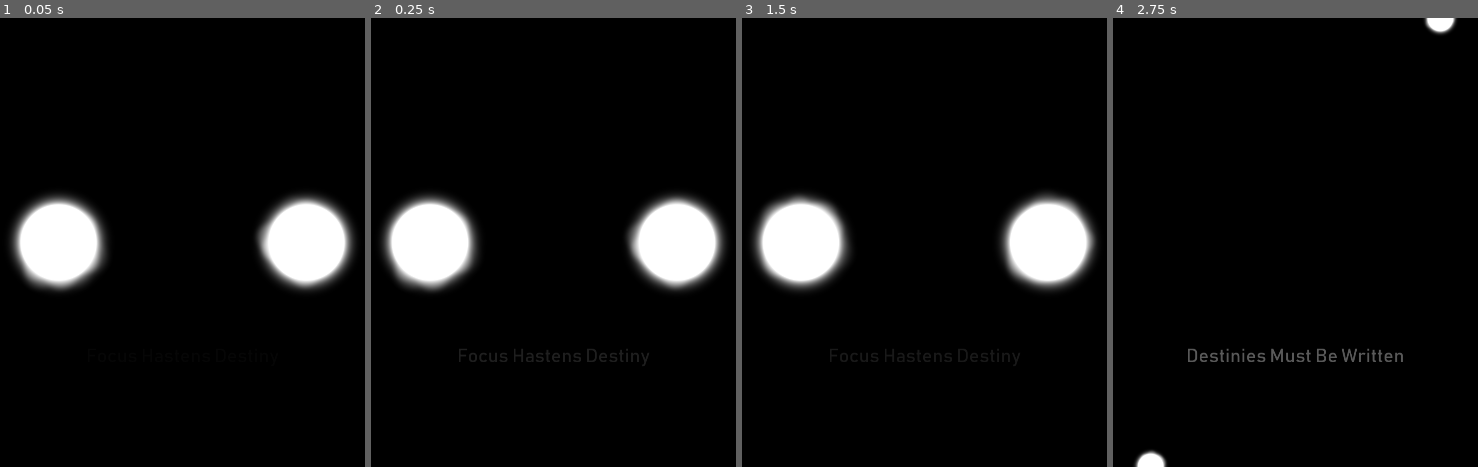
Above: before the commit, frames 1-4 (left to right).
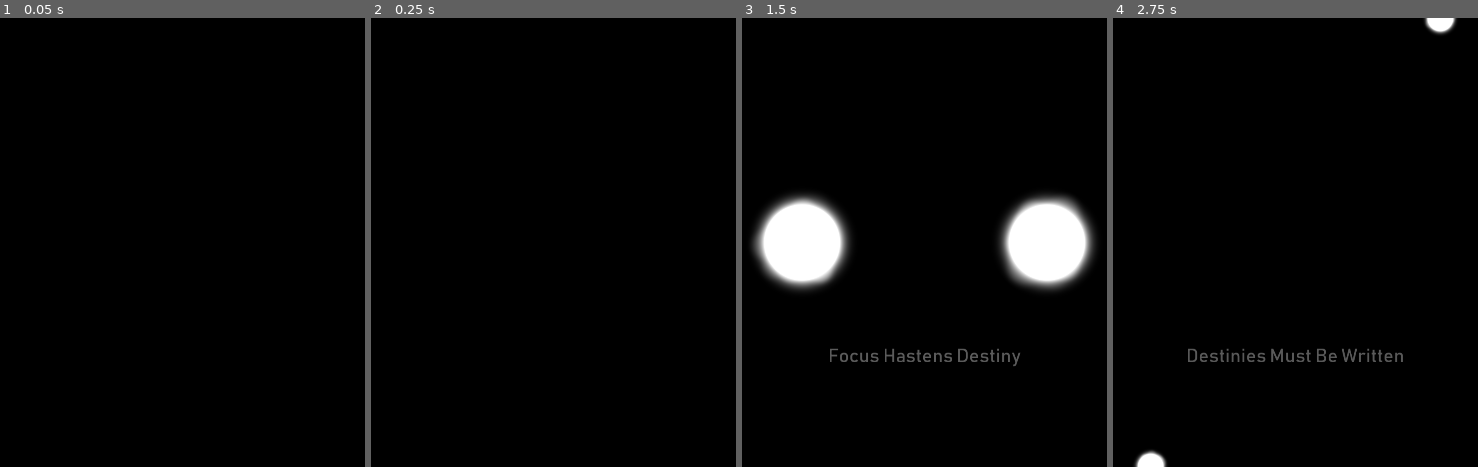
Above: after the commit, the same moments.

Repository: Dark-Gran/Spirit-Circles
Game: Godot game, scene res://src/Main.tscn
Two runs of this game, one before a commit and one after it. Both use one fixed random seed, a clock stepped at 60 frames per second and the inputs below.
Inputs (mouse positions are in pixels of both pictures, inside the frame that each line leads up to):
- Up to frame 1 (0.05 s): no input
- Up to frame 2 (0.25 s): no input
- Up to frame 3 (1.5 s): move the mouse to (1099, 220) at 0.52 s; hold Right (ui_right) 0.53-1.28 s; tap M (toggle_music) at 0.6, 1.35 s; tap Space (ui_accept) at 0.77 s; move the mouse to (763, 264) at 1.27 s; hold Left (ui_left) from 1.28 s (still down)
- Up to frame 4 (2.75 s): tap Space (ui_accept) at 1.52 s; move the mouse to (1375, 143) at 2.02 s; release Left (ui_left) at 2.03 s; hold Right (ui_right) from 2.03 s (still down); tap M (toggle_music) at 2.1 s

The runs differ from the first frame. In frame 1, 9.2% of the frame differs, in the area x 2-98%, y 39-62%; in frame 2, 9.6%, in the area x 2-98%, y 39-78%; in frame 3, 1.4%; in frame 4, nothing differs.

Commit message:
enabled intro scene

Diff:
--- a/src/Main.gd
+++ b/src/Main.gd
@@ -10,7 +10,7 @@
 func _ready():
 	var root = get_tree().get_root()
 	current_scene = root.get_child(root.get_child_count() - 1)
-	goto_scene("res://src/world/World.tscn")
+	goto_scene("res://src/intro/Intro.tscn")
 
 func goto_scene(path):
 	call_deferred("_deferred_goto_scene", path)
